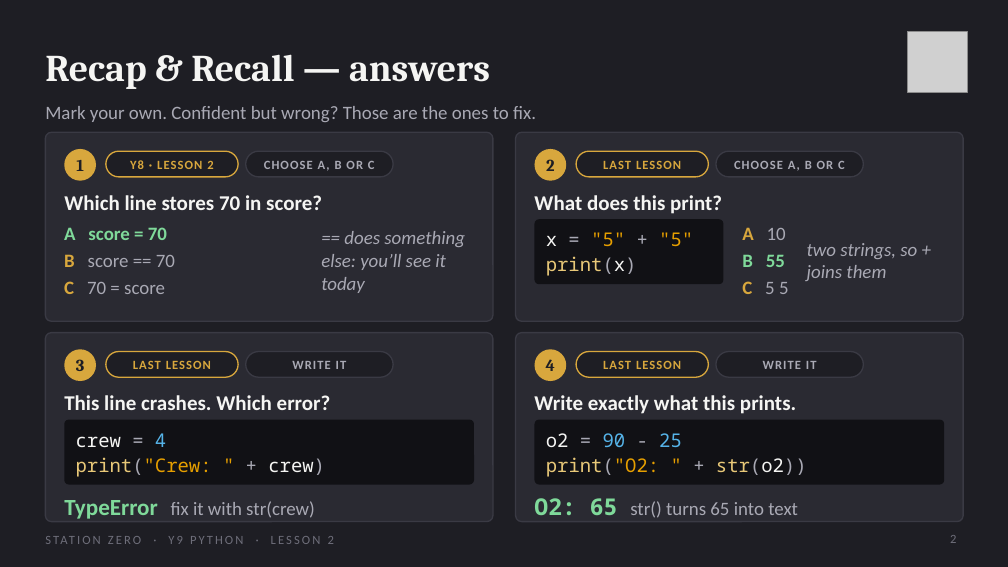
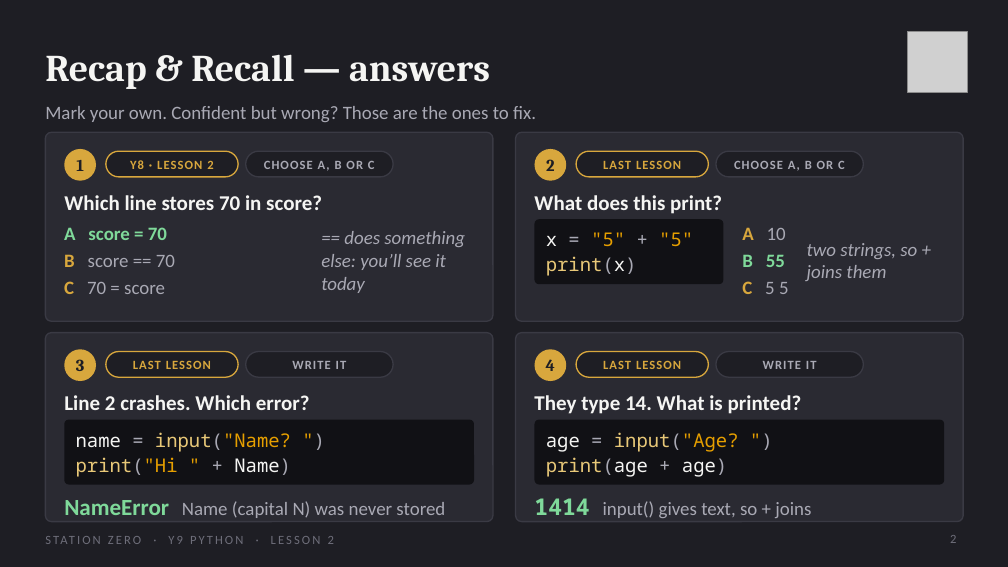
Before and after one commit to OGAComputing/interactive, a slide deck: slide 2 of _presentations/Y9_Python/L2_Selection.pptx. Drawn at 1008x567 pixels with LibreOffice and Linux fonts; fonts in the diff are those of the drawing; grey boxes stand for pictures. Boxes give left, top, right and bottom in pixels: in the first picture for what was removed or moved away, otherwise in the second. Text is boxed around its words. In the diff, an @@ line names an element or a change of style, - is before the commit and + after.

```diff
--- a/_presentations/Y9_Python/L2_Selection.pptx
+++ b/_presentations/Y9_Python/L2_Selection.pptx
@@ text at (64, 395, 310, 410): text changed @@
-This line crashes. Which error?
+Line 2 crashes. Which error?
@@ text at (534, 395, 802, 414): text changed @@
-Write exactly what this prints.
+They type 14. What is printed?
@@ text at (76, 432, 291, 452): text changed; text colour #F5F5F3 to #E69F00 @@
-crew = 4
+name = input("Name? ")
@@ text at (546, 432, 739, 452): text changed; text colour #56B4E9 to #E69F00 @@
-o2 = 90 - 25
+age = input("Age? ")
@@ text at (76, 457, 291, 477): text changed; text colour #E69F00 to #E8C878 @@
-print("Crew: " + crew)
+print("Hi " + Name)
@@ text at (546, 457, 727, 477): text changed; text colour #E8C878 to #F5F5F3 @@
-print("O2: " + str(o2))
+print(age + age)
@@ text at (64, 500, 445, 518): text changed @@
-TypeError fix it with str(crew)
+NameError Name (capital N) was never stored
@@ text at (534, 498, 811, 518): text changed @@
-O2: 65 str() turns 65 into text
+1414 input() gives text, so + joins
```
Also in this commit, not shown: 2 other slides changed, 1 slide added, 28 other files.
